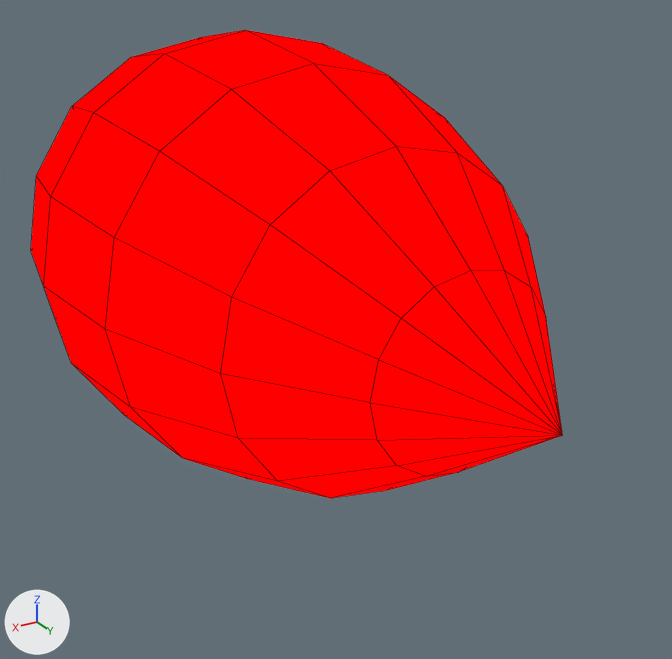
What one commit did to the Blender file blend/thrust.blend.
One viewpoint serves both versions: a 50 mm lens placed at (0.124, 0.332, 0.094), pointed at (-0.005, 0.117, -0.014). The lights are fixed; the arrows at lower left show +X, +Y and +Z. Mesh edges are drawn as thin lines.

Objects in the first picture: 'Thrust0'.
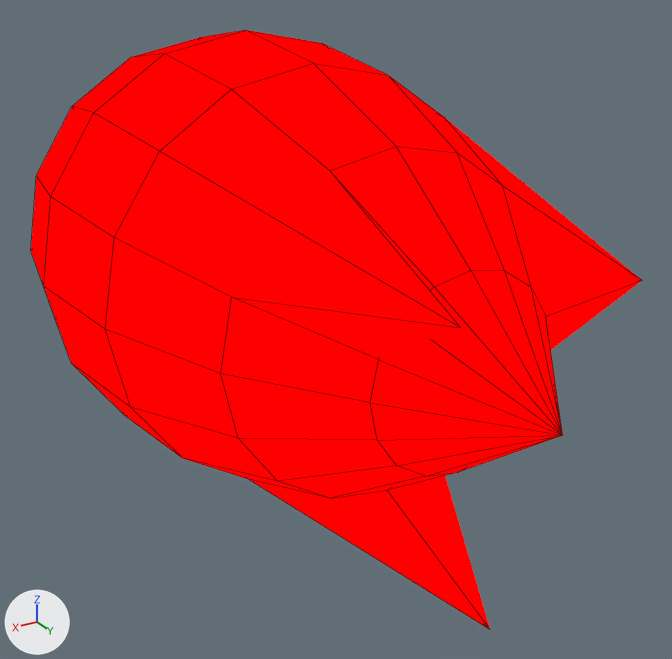
Pixel boxes (x1, y1, x2, y2) of what changed, in the pictures (672 x 659 px; the box of a moved part takes in the faces that stretch with it):
'Thrust0', reshaped (15% wider, 28% taller)
    before: (31, 30, 562, 498)
    after: (31, 30, 642, 629)
part 1 of me_sphere_001, moved or reshaped (not visible before)
    after: (250, 476, 490, 629)
part 2 of me_sphere_001, moved or reshaped
    before: (115, 89, 434, 360)
    after: (115, 89, 460, 360)
part 3 of me_sphere_001, moved or reshaped
    before: (503, 187, 546, 315)
    after: (447, 120, 642, 350)

The change, as a diff of the scene's bpy script:
```diff
--- a/blend/thrust.blend.py
+++ b/blend/thrust.blend.py
@@ me_sphere_001 @@
 me_sphere_001.from_pydata(...)  # 342 vertices, 384 faces; spans x -0.067..0.067, y -0.007..0.214, z -0.067..0.067
 # used by ob_thrust0; location = (0.0, 0.0, 0.0)
-me_sphere_001.vertices[228].co = (0.0, 0.114, -0.062)
-me_sphere_001.vertices[268].co = (0.033, 0.152, 0.033)  # pixel (270, 224)
-me_sphere_001.vertices[305].co = (-0.044, 0.152, 0.018)  # pixel (528, 236)
+# me_sphere_001 part 1
+me_sphere_001.vertices[228].co = (0.0, 0.198, -0.062)  # pixel (490, 629)
+# me_sphere_001 part 2
+me_sphere_001.vertices[268].co = (0.033, 0.221, 0.033)  # pixel (460, 327)
+# me_sphere_001 part 3
+me_sphere_001.vertices[305].co = (-0.044, 0.192, 0.018)  # pixel (642, 280)
 me_sphere_001.materials.append(mat_material_001)
```
